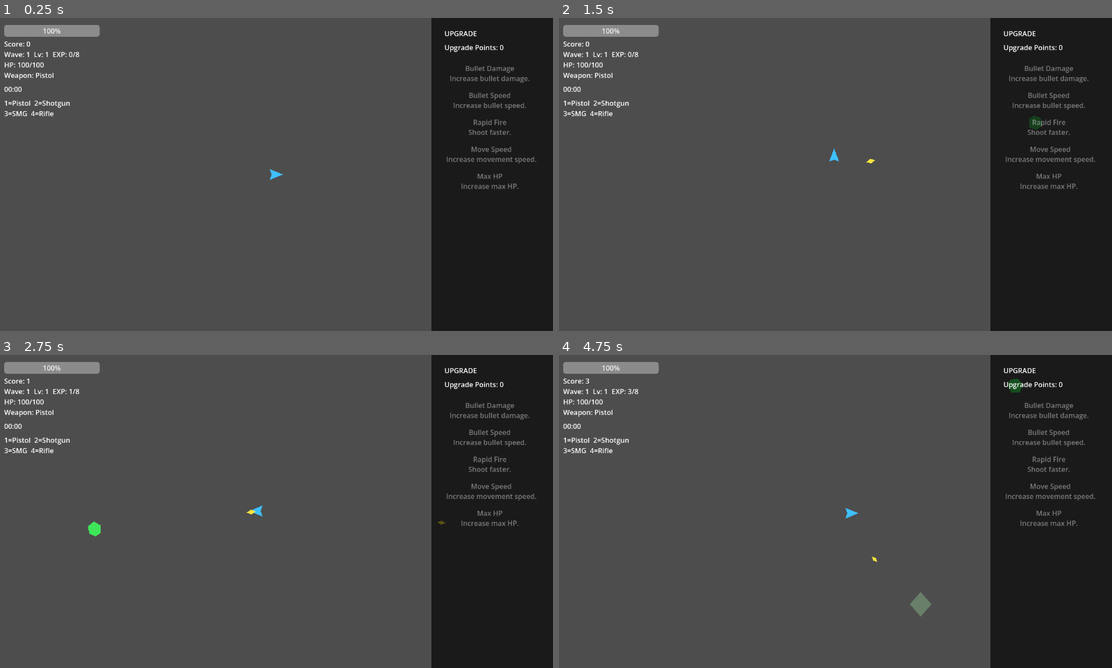
Above: before the commit, frames 1-4 (two rows, left to right).
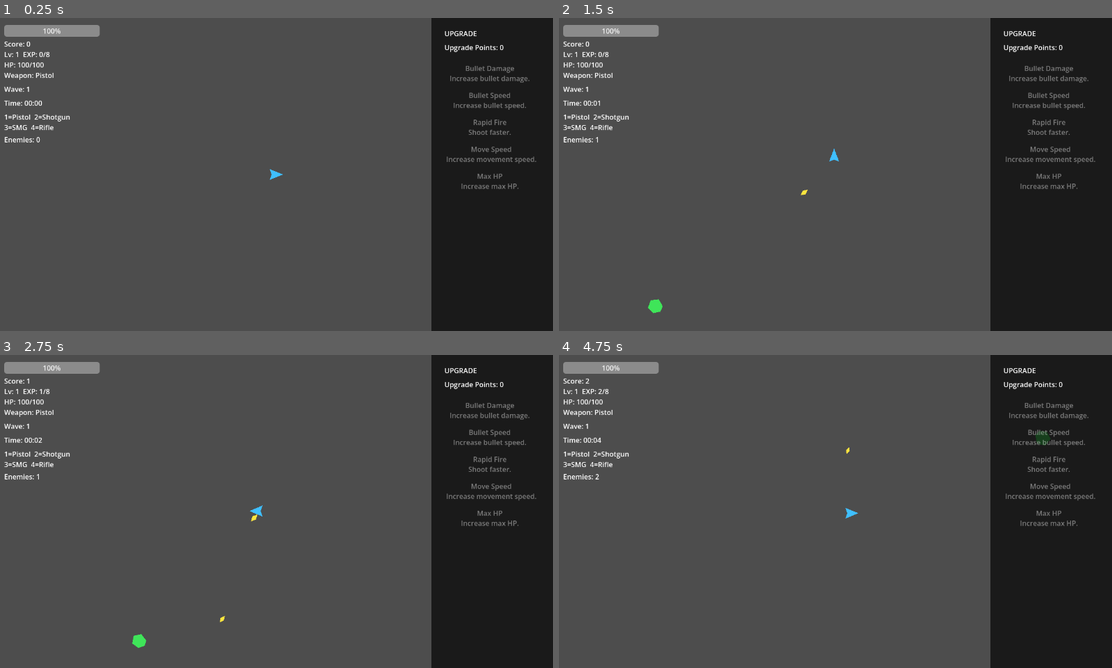
Above: after the commit, the same moments.

Repository: kenjiakira/zombie-io
Game: Godot game, scene res://scenes/main.tscn
Two runs of this game, one before a commit and one after it. Both use one fixed random seed, a clock stepped at 60 frames per second and the inputs below.
Inputs:
- Up to frame 1 (0.25 s): no input
- Up to frame 2 (1.5 s): tap Enter at 0.5 s; hold 1 0.53-1.28 s; hold W (move_up) from 0.53 s (still down); tap Space at 1.25 s; tap 2 at 1.35 s
- Up to frame 3 (2.75 s): release W (move_up) at 2.03 s; hold A (move_left) from 2.03 s (still down); hold 3 from 2.03 s (still down)
- Up to frame 4 (4.75 s): release 3 at 2.78 s; tap 4 at 2.85 s; release A (move_left) at 3.53 s; hold Down (move_down) 3.53-4.28 s; hold 1 3.53-4.28 s; hold Right (move_right) from 4.28 s (still down); tap 2 at 4.35 s

The runs differ from the first frame. In frame 1, 0.6% of the frame differs, in the area x 0-15%, y 10-40%; in frame 2, 0.8%; in frame 3, 0.8%; in frame 4, 0.9%, in the area x 0-89%, y 7-84%.

Commit message:
Integrate wave management system into main scene and scripts. Added WaveManager node to handle wave logic, updated UI to display current wave and enemy count, and removed obsolete spawn timer functionality. Refactored main script to connect wave events and manage enemy spawning dynamically.

Diff:
--- a/scenes/main.tscn
+++ b/scenes/main.tscn
@@ -6,6 +6,7 @@
 [ext_resource type="PackedScene" path="res://scenes/brute_boss.tscn" id="3_brute"]
 [ext_resource type="Script" uid="uid://6nuhtmeqcygg" path="res://scripts/game_over_menu.gd" id="4_jyhfs"]
 [ext_resource type="Script" uid="uid://1rycppn2vp6o" path="res://scripts/upgrade_menu.gd" id="5_tbgi4"]
+[ext_resource type="Script" path="res://scripts/wave_manager.gd" id="6_wave"]
 
 [sub_resource type="StyleBoxFlat" id="StyleBoxFlat_sugp2"]
 bg_color = Color(1, 0.33682758, 0.3282704, 1)
@@ -17,9 +18,8 @@
 
 [node name="Player" parent="." unique_id=731466206 instance=ExtResource("2_sugp2")]
 
-[node name="SpawnTimer" type="Timer" parent="." unique_id=753735374]
-wait_time = 1.2
-autostart = true
+[node name="WaveManager" type="Node" parent="." unique_id=753735374]
+script = ExtResource("6_wave")
 
 [node name="ZombieContainer" type="Node2D" parent="." unique_id=1827364519]
 
@@ -46,7 +46,7 @@
 offset_top = 72.0
 offset_right = 220.0
 offset_bottom = 96.0
-text = "Level: 1  EXP: 0/5"
+text = "Lv: 1  EXP: 0/8"
 
 [node name="HPText" type="Label" parent="CanvasLayer" unique_id=1239415284]
 layout_mode = 0
@@ -64,29 +64,45 @@
 offset_bottom = 144.0
 text = "Weapon: Pistol"
 
+[node name="WaveLabel" type="Label" parent="CanvasLayer" unique_id=212896521]
+layout_mode = 0
+offset_left = 16.0
+offset_top = 152.0
+offset_right = 220.0
+offset_bottom = 176.0
+text = "Wave: 1"
+
 [node name="TimeLabel" type="Label" parent="CanvasLayer" unique_id=1095869472]
 layout_mode = 0
 offset_left = 16.0
-offset_top = 152.0
-offset_right = 220.0
-offset_bottom = 176.0
-text = "00:00"
+offset_top = 184.0
+offset_right = 220.0
+offset_bottom = 208.0
+text = "Time: 00:00"
 
 [node name="Label2" type="Label" parent="CanvasLayer" unique_id=645376041]
 layout_mode = 0
 offset_left = 16.0
-offset_top = 184.0
-offset_right = 220.0
-offset_bottom = 208.0
+offset_top = 216.0
+offset_right = 220.0
+offset_bottom = 240.0
 text = "1=Pistol  2=Shotgun"
 
 [node name="Label3" type="Label" parent="CanvasLayer" unique_id=1114596358]
 layout_mode = 0
 offset_left = 16.0
-offset_top = 208.0
-offset_right = 220.0
-offset_bottom = 232.0
+offset_top = 240.0
+offset_right = 220.0
+offset_bottom = 264.0
 text = "3=SMG  4=Rifle"
+
+[node name="EnemiesLabel" type="Label" parent="CanvasLayer" unique_id=295376041]
+layout_mode = 0
+offset_left = 16.0
+offset_top = 268.0
+offset_right = 220.0
+offset_bottom = 292.0
+text = "Enemies: 0"
 
 [node name="GameOverPanel" type="Control" parent="CanvasLayer" unique_id=1868068729]
 visible = false
@@ -211,5 +227,3 @@
 offset_top = 348.0
 offset_right = 1240.0
 offset_bottom = 400.0
-
-[connection signal="timeout" from="SpawnTimer" to="." method="_on_spawn_timer_timeout"]
--- a/scripts/main.gd
+++ b/scripts/main.gd
@@ -4,14 +4,17 @@
 @export var boss_scene: PackedScene
 
 @onready var player = $Player
+@onready var wave_manager = $WaveManager
 @onready var zombie_container = $ZombieContainer
-@onready var spawn_timer: Timer = $SpawnTimer
 @onready var game_over_menu = $CanvasLayer/GameOverPanel
 @onready var upgrade_menu = $CanvasLayer/UpgradeMenu
 
 @onready var hp_bar: ProgressBar = $CanvasLayer/HPBar
 @onready var hp_text: Label = $CanvasLayer/HPText
 @onready var weapon_text: Label = $CanvasLayer/WeaponLabel
+@onready var wave_text: Label = $CanvasLayer/WaveLabel
+@onready var time_text: Label = $CanvasLayer/TimeLabel
+@onready var enemies_text: Label = $CanvasLayer/EnemiesLabel
 @onready var score_label: Label = $CanvasLayer/ScoreLabel
 @onready var level_label: Label = $CanvasLayer/LevelLabel
 
@@ -20,13 +23,6 @@
 var level: int = 1
 var exp_to_next_level: int = 8
 var upgrade_points: int = 0
-var wave: int = 1
-var wave_spawned: int = 0
-var wave_alive: int = 0
-var wave_transitioning: bool = false
-var current_wave_config: Dictionary = {}
-
-const WAVE_INTERMISSION: float = 2.0
 
 const UPGRADE_POOL = [
 	{
@@ -65,6 +61,14 @@
 		if player.has_signal("weapon_changed"):
 			player.weapon_changed.connect(_on_player_weapon_changed)
 
+	if wave_manager != null:
+		wave_manager.wave_changed.connect(_on_wave_changed)
+		wave_manager.time_changed.connect(_on_wave_time_changed)
+		wave_manager.enemies_changed.connect(_on_wave_enemies_changed)
+		wave_manager.spawn_zombie_requested.connect(_on_wave_spawn_zombie_requested)
+		wave_manager.spawn_boss_requested.connect(_on_wave_spawn_boss_requested)
+		wave_manager.start()
+
 	if upgrade_menu != null:
 		upgrade_menu.upgrade_selected.connect(_on_upgrade_selected)
 		upgrade_menu.set_upgrade_points(upgrade_points)
@@ -72,222 +76,69 @@
 	if game_over_menu != null:
 		game_over_menu.restart_pressed.connect(_on_restart_pressed)
 
-	if spawn_timer != null:
-		if not spawn_timer.timeout.is_connected(_on_spawn_timer_timeout):
-			spawn_timer.timeout.connect(_on_spawn_timer_timeout)
-
-		spawn_timer.one_shot = false
-
-	_start_wave(1)
-	update_ui()
-
-func _on_spawn_timer_timeout():
-	if wave_transitioning:
-		return
-
-	if wave_spawned >= int(current_wave_config.get("total_zombies", 0)):
-		if spawn_timer != null:
-			spawn_timer.stop()
-
-		if wave_alive <= 0:
-			_queue_next_wave()
-
-		return
-
-	spawn_zombie()
-
-func spawn_zombie():
-	if zombie_scene == null:
-		print("LỖI: Chưa gán Zombie Scene trong Inspector của Main")
-		return
-
+	update_ui()
+
+func _on_wave_changed(_wave: int):
+	update_ui()
+
+func _on_wave_time_changed(_time_text: String):
+	if time_text != null:
+		time_text.text = "Time: " + _time_text
+
+func _on_wave_enemies_changed(alive: int, _total: int):
+	if enemies_text != null:
+		enemies_text.text = "Enemies: " + str(alive)
+
+func _on_wave_spawn_zombie_requested(zombie_type: String):
+	spawn_zombie_of_type(zombie_type)
+
+func _on_wave_spawn_boss_requested(boss_type: String):
+	spawn_boss_of_type(boss_type)
+
+func _get_spawn_position(spawn_distance: float) -> Vector2:
 	if player == null:
-		print("LỖI: Không tìm thấy Player")
-		return
-
-	var zombie = zombie_scene.instantiate()
-
-	var spawn_distance = 520
+		return Vector2.ZERO
+
 	var random_angle = randf() * TAU
 	var spawn_direction = Vector2(cos(random_angle), sin(random_angle))
-	var spawn_position = player.global_position + spawn_direction * spawn_distance
-	var zombie_type = _pick_zombie_type()
+	return player.global_position + spawn_direction * spawn_distance
+
+func spawn_zombie_of_type(zombie_type: String, spawn_position: Vector2 = Vector2.INF):
+	if zombie_scene == null or player == null:
+		return
+
+	var zombie = zombie_scene.instantiate()
+
+	if spawn_position == Vector2.INF:
+		spawn_position = _get_spawn_position(520.0)
 
 	zombie.global_position = spawn_position
 	if zombie.has_method("configure_zombie"):
 		zombie.configure_zombie(zombie_type)
 
 	zombie_container.add_child(zombie)
-	wave_spawned += 1
-	wave_alive += 1
-
-	if wave_spawned >= int(current_wave_config.get("total_zombies", 0)) and spawn_timer != null:
-		spawn_timer.stop()
-
-func spawn_zombie_of_type(zombie_type: String, spawn_position: Vector2):
-	if zombie_scene == null:
-		return
-
-	var zombie = zombie_scene.instantiate()
-	zombie.global_position = spawn_position
-
-	if zombie.has_method("configure_zombie"):
-		zombie.configure_zombie(zombie_type)
-
-	zombie_container.add_child(zombie)
-	wave_alive += 1
-
-func _pick_zombie_type() -> String:
-	var weights: Dictionary = current_wave_config.get("weights", {})
-	return _pick_weighted_zombie_type(weights)
-
-func _pick_weighted_zombie_type(weights: Dictionary) -> String:
-	if weights.is_empty():
-		return "normal"
-
-	var total_weight := 0
-	for value in weights.values():
-		total_weight += int(value)
-
-	if total_weight <= 0:
-		return "normal"
-
-	var roll := randi() % total_weight
-	var cumulative := 0
-
-	for type_id in weights.keys():
-		cumulative += int(weights[type_id])
-		if roll < cumulative:
-			return String(type_id)
-
-	return "normal"
-
-func _get_wave_config(p_wave: int) -> Dictionary:
-	match p_wave:
-		1:
-			return {
-				"total_zombies": 6,
-				"spawn_interval": 1.15,
-				"weights": {"normal": 100}
-			}
-		2:
-			return {
-				"total_zombies": 8,
-				"spawn_interval": 1.0,
-				"weights": {"normal": 70, "fast": 30}
-			}
-		3:
-			return {
-				"total_zombies": 10,
-				"spawn_interval": 0.9,
-				"weights": {"normal": 60, "fast": 40}
-			}
-		4:
-			return {
-				"total_zombies": 12,
-				"spawn_interval": 0.82,
-				"weights": {"normal": 45, "fast": 35, "tank": 20}
-			}
-		5:
-			return {
-				"total_zombies": 14,
-				"spawn_interval": 0.76,
-				"weights": {"normal": 50, "fast": 30, "tank": 20},
-				"boss_type": "mini_boss"
-			}
-		6:
-			return {
-				"total_zombies": 16,
-				"spawn_interval": 0.7,
-				"weights": {"normal": 35, "fast": 35, "tank": 30}
-			}
-		7:
-			return {
-				"total_zombies": 18,
-				"spawn_interval": 0.66,
-				"weights": {"normal": 30, "fast": 35, "tank": 35}
-			}
-		8:
-			return {
-				"total_zombies": 20,
-				"spawn_interval": 0.62,
-				"weights": {"normal": 25, "fast": 35, "tank": 40}
-			}
-		9:
-			return {
-				"total_zombies": 22,
-				"spawn_interval": 0.58,
-				"weights": {"normal": 20, "fast": 35, "tank": 45}
-			}
-		10:
-			return {
-				"total_zombies": 24,
-				"spawn_interval": 0.54,
-				"weights": {"normal": 20, "fast": 30, "tank": 50},
-				"boss_type": "boss"
-			}
-		_:
-			var extra_wave = p_wave - 10
-			return {
-				"total_zombies": 24 + extra_wave * 4,
-				"spawn_interval": maxf(0.35, 0.54 - extra_wave * 0.03),
-				"weights": {"normal": 15, "fast": 30, "tank": 55}
-			}
-
-func _start_wave(p_wave: int):
-	wave = p_wave
-	wave_spawned = 0
-	wave_alive = 0
-	wave_transitioning = false
-	current_wave_config = _get_wave_config(wave)
-
-	if spawn_timer != null:
-		spawn_timer.wait_time = float(current_wave_config.get("spawn_interval", 1.0))
-		spawn_timer.start()
-
-	_spawn_wave_boss()
-	update_ui()
-
-func _spawn_wave_boss():
-	var boss_type = String(current_wave_config.get("boss_type", ""))
-
-	if boss_type == "" or boss_scene == null or player == null:
+
+	if wave_manager != null and wave_manager.has_method("notify_enemy_spawned"):
+		wave_manager.notify_enemy_spawned()
+
+func spawn_boss_of_type(boss_type: String):
+	if boss_scene == null or player == null:
 		return
 
 	var boss = boss_scene.instantiate()
-	var spawn_distance = 420
-	var spawn_angle = randf() * TAU
-	var spawn_direction = Vector2(cos(spawn_angle), sin(spawn_angle))
-	var spawn_position = player.global_position + spawn_direction * spawn_distance
-
-	boss.global_position = spawn_position
+	boss.global_position = _get_spawn_position(420.0)
 
 	if boss.has_method("configure_boss"):
 		boss.configure_boss(boss_type)
 
 	zombie_container.add_child(boss)
-	wave_alive += 1
-
-func _queue_next_wave():
-	if wave_transitioning:
-		return
-
-	wave_transitioning = true
-	if spawn_timer != null:
-		spawn_timer.stop()
-
-	await get_tree().create_timer(WAVE_INTERMISSION).timeout
-
-	if not is_inside_tree() or player == null:
-		return
-
-	_start_wave(wave + 1)
+
+	if wave_manager != null and wave_manager.has_method("notify_enemy_spawned"):
+		wave_manager.notify_enemy_spawned()
 
 func notify_zombie_died():
-	wave_alive = max(wave_alive - 1, 0)
-
-	if wave_alive == 0 and wave_spawned >= int(current_wave_config.get("total_zombies", 0)):
-		_queue_next_wave()
+	if wave_manager != null and wave_manager.has_method("notify_enemy_died"):
+		wave_manager.notify_enemy_died()
 
 func add_score(amount: int):
 	score += amount
@@ -306,8 +157,10 @@
 	level += 1
 	exp_to_next_level += 6
 	upgrade_points += 1
+
 	if upgrade_menu != null:
 		upgrade_menu.set_upgrade_points(upgrade_points)
+
 	update_ui()
 
 func _on_upgrade_selected(upgrade_id: String):
@@ -319,6 +172,7 @@
 
 	if upgrade_menu != null:
 		upgrade_menu.set_upgrade_points(upgrade_points)
+
 	update_ui()
 
 func _apply_upgrade(upgrade_id: String):
@@ -344,9 +198,6 @@
 			return
 
 func _on_player_died():
-	if spawn_timer != null:
-		spawn_timer.stop()
-
 	if game_over_menu != null:
 		game_over_menu.show_game_over(score, level)
 
@@ -356,7 +207,7 @@
 	get_tree().paused = false
 	get_tree().reload_current_scene()
 
-func _on_player_hp_changed(current_hp, max_hp):
+func _on_player_hp_changed(_current_hp, _max_hp):
 	update_ui()
 
 func _on_player_weapon_changed(_weapon_id, _weapon_name):
@@ -370,7 +221,17 @@
 	hp_bar.value = player.hp
 
 	hp_text.text = "HP: " + str(player.hp) + "/" + str(player.max_hp)
+
 	if player.has_method("get_current_weapon_name"):
 		weapon_text.text = "Weapon: " + player.get_current_weapon_name()
+
+	if wave_manager != null:
+		if wave_text != null:
+			wave_text.text = "Wave: " + str(wave_manager.get_wave())
+		if time_text != null:
+			time_text.text = "Time: " + wave_manager.get_time_text()
+		if enemies_text != null:
+			enemies_text.text = "Enemies: " + str(wave_manager.get_alive_count())
+
 	score_label.text = "Score: " + str(score)
-	level_label.text = "Wave: " + str(wave) + "  Lv: " + str(level) + "  EXP: " + str(exp) + "/" + str(exp_to_next_level)
+	level_label.text = "Lv: " + str(level) + "  EXP: " + str(exp) + "/" + str(exp_to_next_level)
--- /dev/null
+++ b/scripts/wave_manager.gd
@@ -0,0 +1,219 @@
+extends Node
+
+signal wave_changed(wave: int)
+signal time_changed(time_text: String)
+signal enemies_changed(alive: int, total: int)
+signal spawn_zombie_requested(zombie_type: String)
+signal spawn_boss_requested(boss_type: String)
+
+@export var start_wave: int = 1
+@export var wave_intermission: float = 2.0
+
+var wave: int = 1
+var wave_spawned: int = 0
+var wave_alive: int = 0
+var wave_transitioning: bool = false
+var current_wave_config: Dictionary = {}
+var elapsed_time: float = 0.0
+
+var spawn_timer: Timer
+var _last_time_text: String = ""
+
+func _ready():
+	_setup_spawn_timer()
+
+func start():
+	elapsed_time = 0.0
+	_start_wave(start_wave)
+	_emit_time(true)
+
+func _process(delta):
+	elapsed_time += delta
+	_emit_time()
+
+func _setup_spawn_timer():
+	if spawn_timer != null:
+		return
+
+	spawn_timer = Timer.new()
+	spawn_timer.one_shot = false
+	add_child(spawn_timer)
+
+	if not spawn_timer.timeout.is_connected(_on_spawn_timer_timeout):
+		spawn_timer.timeout.connect(_on_spawn_timer_timeout)
+
+func _on_spawn_timer_timeout():
+	if wave_transitioning:
+		return
+
+	if wave_spawned >= int(current_wave_config.get("total_zombies", 0)):
+		if spawn_timer != null:
+			spawn_timer.stop()
+
+		if wave_alive <= 0:
+			_queue_next_wave()
+
+		return
+
+	var zombie_type = _pick_zombie_type()
+	spawn_zombie_requested.emit(zombie_type)
+	wave_spawned += 1
+
+	if wave_spawned >= int(current_wave_config.get("total_zombies", 0)) and spawn_timer != null:
+		spawn_timer.stop()
+
+func notify_enemy_spawned():
+	wave_alive += 1
+	_emit_enemy_count()
+
+func notify_enemy_died():
+	wave_alive = max(wave_alive - 1, 0)
+	_emit_enemy_count()
+
+	if wave_alive == 0 and wave_spawned >= int(current_wave_config.get("total_zombies", 0)):
+		_queue_next_wave()
+
+func get_wave() -> int:
+	return wave
+
+func get_alive_count() -> int:
+	return wave_alive
+
+func get_total_count() -> int:
+	return int(current_wave_config.get("total_zombies", 0))
+
+func get_time_text() -> String:
+	return _format_time(elapsed_time)
+
+func get_wave_config() -> Dictionary:
+	return current_wave_config
+
+func _start_wave(p_wave: int):
+	wave = p_wave
+	wave_spawned = 0
+	wave_alive = 0
+	wave_transitioning = false
+	current_wave_config = _get_wave_config(wave)
+
+	if spawn_timer != null:
+		spawn_timer.wait_time = float(current_wave_config.get("spawn_interval", 1.0))
+		spawn_timer.start()
+
+	_emit_wave()
+	_emit_enemy_count()
+
+	var boss_type = String(current_wave_config.get("boss_type", ""))
+	if boss_type != "":
+		spawn_boss_requested.emit(boss_type)
+
+func _queue_next_wave():
+	if wave_transitioning:
+		return
+
+	wave_transitioning = true
+
+	if spawn_timer != null:
+		spawn_timer.stop()
+
+	await get_tree().create_timer(wave_intermission).timeout
+
+	if not is_inside_tree():
+		return
+
+	_start_wave(wave + 1)
+
+func _emit_wave():
+	wave_changed.emit(wave)
+
+func _emit_enemy_count():
+	enemies_changed.emit(wave_alive, get_total_count())
+
+func _emit_time(force: bool = false):
+	var time_text = _format_time(elapsed_time)
+
+	if force or time_text != _last_time_text:
+		_last_time_text = time_text
+		time_changed.emit(time_text)
+
+func _format_time(seconds: float) -> String:
+	var total_seconds = int(seconds)
+	var minutes = total_seconds / 60
+	var secs = total_seconds % 60
+	return str(minutes).pad_zeros(2) + ":" + str(secs).pad_zeros(2)
+
+func _pick_zombie_type() -> String:
+	var weights: Dictionary = current_wave_config.get("weights", {})
+	return _pick_weighted_zombie_type(weights)
+
+func _pick_weighted_zombie_type(weights: Dictionary) -> String:
+	if weights.is_empty():
+		return "normal"
+
+	var total_weight := 0
+	for value in weights.values():
+		total_weight += int(value)
+
+	if total_weight <= 0:
+		return "normal"
+
+	var roll := randi() % total_weight
+	var cumulative := 0
+
+	for type_id in weights.keys():
+		cumulative += int(weights[type_id])
+		if roll < cumulative:
+			return String(type_id)
+
+	return "normal"
+
+func _get_wave_config(p_wave: int) -> Dictionary:
+	if p_wave <= 2:
+		return {
+			"total_zombies": 6 + (p_wave - 1) * 2,
+			"spawn_interval": maxf(0.9, 1.15 - (p_wave - 1) * 0.12),
+			"weights": {"normal": 100}
+		}
+
+	if p_wave <= 4:
+		return {
+			"total_zombies": 10 + (p_wave - 3) * 2,
+			"spawn_interval": maxf(0.75, 0.9 - (p_wave - 3) * 0.08),
+			"weights": {"normal": 65, "fast": 35}
+		}
+
+	if p_wave == 5:
+		return {
+			"total_zombies": 14,
+			"spawn_interval": 0.72,
+			"weights": {"normal": 45, "fast": 35, "tank": 20},
+			"boss_type": "mini_boss"
+		}
+
+	if p_wave <= 9:
+		var tank_weight = 25 + (p_wave - 6) * 10
+		var fast_weight = max(15, 35 - (p_wave - 6) * 4)
+		var normal_weight = max(10, 40 - (p_wave - 6) * 6)
+		return {
+			"total_zombies": 16 + (p_wave - 6) * 2,
+			"spawn_interval": maxf(0.45, 0.68 - (p_wave - 6) * 0.04),
+			"weights": {"normal": normal_weight, "fast": fast_weight, "tank": tank_weight}
+		}
+
+	if p_wave == 10:
+		return {
+			"total_zombies": 24,
+			"spawn_interval": 0.5,
+			"weights": {"normal": 15, "fast": 25, "tank": 60},
+			"boss_type": "boss"
+		}
+
+	var extra_wave = p_wave - 10
+	return {
+		"total_zombies": 24 + extra_wave * 4,
+		"spawn_interval": maxf(0.3, 0.5 - extra_wave * 0.03),
+		"weights": {
+			"normal": max(5, 15 - extra_wave),
+			"fast": max(15, 25 - extra_wave),
+			"tank": 60 + extra_wave * 2
+		}
+	}
--- a/scripts/weapon_drop.gd
+++ b/scripts/weapon_drop.gd
@@ -8,7 +8,6 @@
 }
 
 @export var weapon_id: String = "pistol"
-@export var collect_distance: float = 20.0
 
 @onready var body: Polygon2D = $Body
 
@@ -30,9 +29,6 @@
 
 	if player == null or not is_instance_valid(player):
 		return
-
-	if global_position.distance_to(player.global_position) <= collect_distance:
-		collect()
 
 func _setup_visual():
 	var color = WEAPON_COLORS.get(weapon_id, WEAPON_COLORS["pistol"])
Not shown, added: scripts/wave_manager.gd.uid
